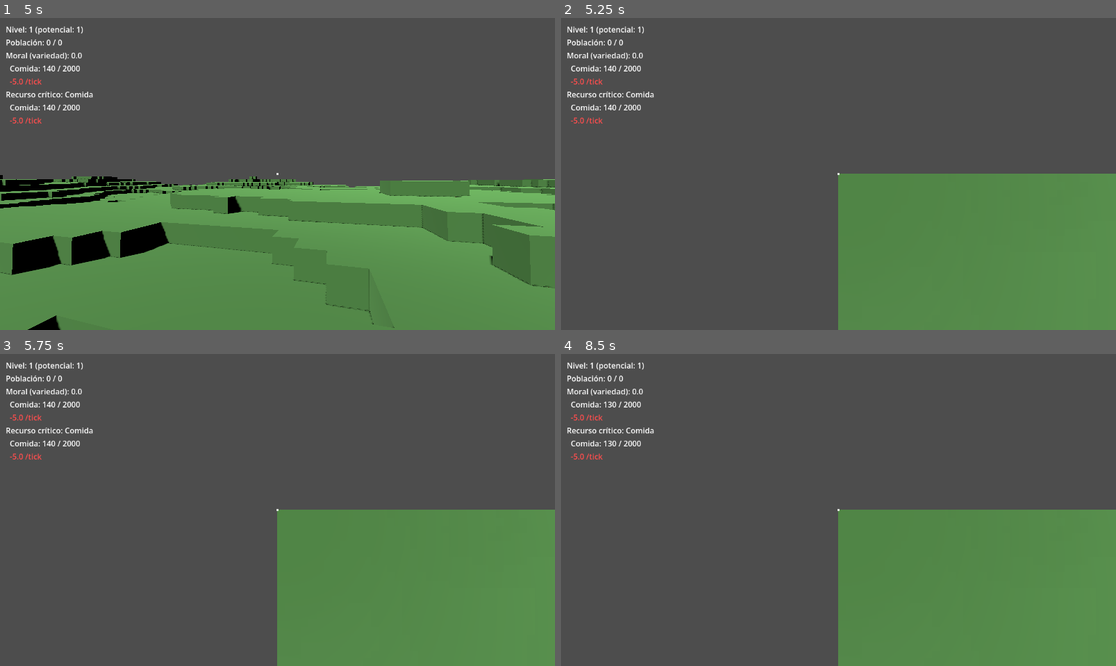
Above: before the commit, frames 1-4 (two rows, left to right).
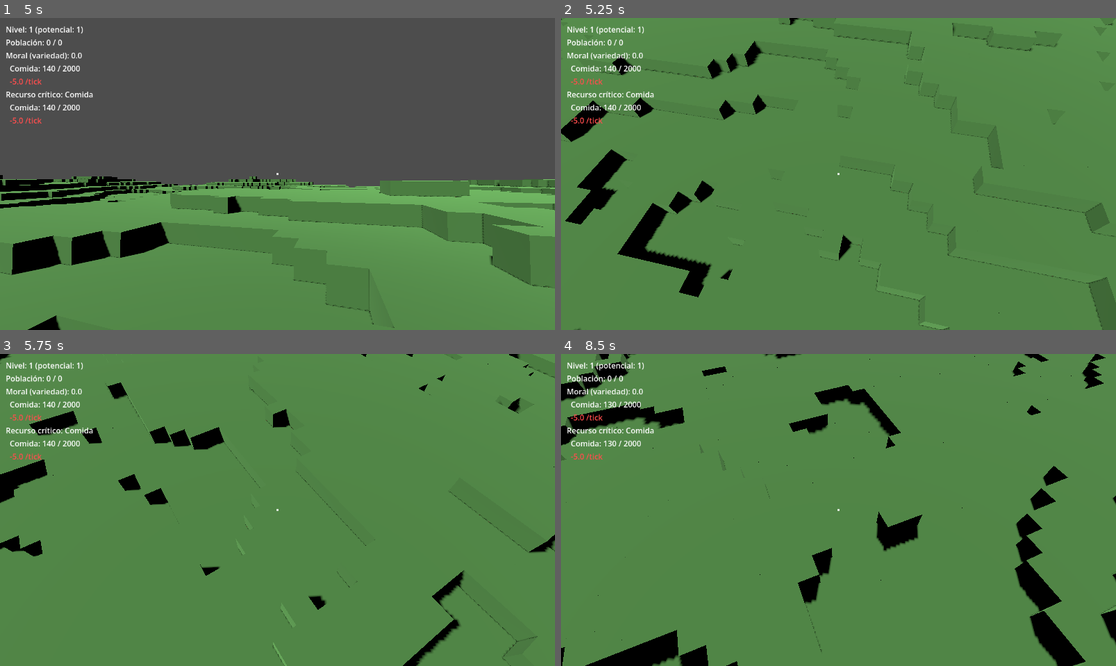
Above: after the commit, the same moments.

Repository: gigalipa/craft-to-nation
Game: Godot game, scene res://scenes/Main.tscn
Two runs of this game, one before a commit and one after it. Both use one fixed random seed, a clock stepped at 60 frames per second and the inputs below.
Inputs (mouse positions are in pixels of both pictures, inside the frame that each line leads up to):
- Up to frame 1 (5 s): tap Enter at 0.5 s; move the mouse to (305, 174) at 0.52 s; hold Q 0.53-1.28 s; hold W from 0.53 s (still down); click (305, 174) at 0.67 s; tap Space at 0.77, 1.52, 3.02, 3.77, 4.52 s; tap E at 0.8, 1.35, 2.3, 2.85 s; move the mouse to (249, 174) at 1.27 s; tap Q at 1.55, 3.05, 4.55 s; move the mouse to (288, 167) at 2.02 s; hold Q 2.03-2.78 s; move the mouse to (271, 180) at 2.77 s; click (271, 180) at 2.92 s; move the mouse to (316, 177) at 3.52 s; hold E 3.53-4.28 s; tap 1 at 3.6 s; move the mouse to (233, 170) at 4.27 s; tap 2 at 4.35 s
- Up to frame 2 (5.25 s): keep holding W; move the mouse to (844, 174) at 5.02 s; hold E from 5.03 s (still down); tap C at 5.1 s; click (844, 174) at 5.17 s
- Up to frame 3 (5.75 s): keep holding W; keep holding E
- Up to frame 4 (8.5 s): move the mouse to (755, 432) at 5.77 s; release W at 5.78 s; release E at 5.78 s; hold D 5.78-6.53 s; tap B at 5.85 s; tap Space at 6.02, 6.77, 7.52 s; tap Q at 6.05, 7.35 s; move the mouse to (960, 494) at 6.52 s; hold W 6.53-7.28 s; hold E 6.53-7.28 s; tap K at 6.6 s; move the mouse to (727, 525) at 7.27 s; hold D 7.28-8.03 s; click (727, 525) at 7.42 s; move the mouse to (894, 441) at 8.02 s; hold S from 8.03 s (still down); hold E from 8.03 s (still down)

Frame 1 is identical in both runs. In frame 2, 76% of the frame differs, in the area x 0-100%, y 0-100%; in frame 3, 75%; in frame 4, 77%.

Commit message:
feat: cenital camera uses oblique perspective with pan/orbit
Replaced the straight-down orthogonal projection (centered on the
influence zone or origin) with a classic orbit camera: perspective
projection, fixed distance/inclination, orbiting a focus point that
centers on the player's position when toggling to the cenital view.
WASD pans the focus point, Q/E orbit around it - both reuse the
player's movement keys, which are frozen while the cenital camera is
active, so there's no conflict.

Found via the user's own live playtesting: the original top-down
camera made it impossible to navigate to find the influence zone, and
read as a flat "floor plan" rather than a usable strategy camera.

Co-Authored-By: Claude Sonnet 5 <noreply@anthropic.com>

Diff:
--- a/godot/scripts/CamaraCenital.gd
+++ b/godot/scripts/CamaraCenital.gd
@@ -1,9 +1,16 @@
 extends Camera3D
 
-## Cámara cenital mínima para pintar zonas (ver spec:
-## docs/superpowers/specs/2026-09-07-zonificacion-design.md). Sin
-## paneo/zoom ni selección de tropas — eso es PoC 5 completo (Fase 3), esta
-## versión solo existe para poder pintar zonas desde arriba.
+## Cámara cenital con perspectiva oblicua para pintar zonas (ver spec:
+## docs/superpowers/specs/2026-09-07-zonificacion-design.md, ampliada a
+## petición del usuario tras la primera prueba en vivo: perspectiva oblicua
+## en vez de ortogonal recta, con paneo (WASD) y rotación orbital (Q/E)
+## alrededor de un punto de mira — sin zoom ni selección de tropas por
+## arrastre todavía, eso sigue siendo PoC 6/Fase 4).
+
+const DISTANCIA_CAMARA := 25.0
+const ANGULO_INCLINACION := deg_to_rad(55.0)  # inclinación fija sobre la horizontal
+const VELOCIDAD_PANEO := 20.0  # celdas/segundo
+const VELOCIDAD_ORBITA := deg_to_rad(90.0)  # radianes/segundo
 
 @onready var mundo: Node = get_node("../VoxelWorld")
 @onready var overlay: Node3D = get_node("../ZonaOverlay")
@@ -12,23 +19,73 @@
 var esperando_segunda_esquina := false
 var primera_esquina := Vector2i.ZERO
 
+## Punto de mira sobre el plano del suelo (Y siempre 0): la cámara orbita y
+## se desplaza alrededor de este punto, nunca se mueve directamente.
+var foco := Vector3.ZERO
+var angulo_orbital := 0.0
+
 
 func _ready() -> void:
-	projection = PROJECTION_ORTHOGONAL
-	size = 40.0
-	rotation_degrees = Vector3(-90, 0, 0)
+	projection = PROJECTION_PERSPECTIVE
+	fov = 60.0
 
 
-## Centra la cámara sobre la zona de influencia (o el origen, si todavía no
-## existe núcleo urbano declarado). Llamada por Main.gd al activar la
-## cámara cenital.
-func posicionar_sobre_influencia() -> void:
-	var centro: Vector2i
-	if Zonificacion.nucleo_declarado:
-		centro = (Zonificacion.influencia_min + Zonificacion.influencia_max) / 2
-	else:
-		centro = Vector2i.ZERO
-	global_position = Vector3(centro.x, 20.0, centro.y)
+## Centra el punto de mira sobre las coordenadas X/Z dadas (la posición del
+## jugador en el momento de activar la cenital) y reinicia la orientación
+## orbital. Llamada por Main.gd al activar la cámara cenital.
+func posicionar_sobre(foco_xz: Vector2) -> void:
+	foco = Vector3(foco_xz.x, 0.0, foco_xz.y)
+	angulo_orbital = 0.0
+	_actualizar_transform()
+
+
+## Recalcula la posición/orientación de la cámara a partir de foco +
+## angulo_orbital, manteniendo siempre la misma distancia e inclinación
+## (órbita de cámara clásica: la cámara nunca se mueve directamente, solo
+## el punto de mira y el ángulo alrededor de él).
+func _actualizar_transform() -> void:
+	var direccion_horizontal := Vector3(sin(angulo_orbital), 0.0, cos(angulo_orbital))
+	var offset := direccion_horizontal * DISTANCIA_CAMARA * cos(ANGULO_INCLINACION)
+	offset.y = DISTANCIA_CAMARA * sin(ANGULO_INCLINACION)
+	global_position = foco + offset
+	look_at(foco, Vector3.UP)
+
+
+func _process(delta: float) -> void:
+	if not current:
+		return
+
+	var paneo := Vector2.ZERO
+	if Input.is_key_pressed(KEY_W):
+		paneo.y -= 1
+	if Input.is_key_pressed(KEY_S):
+		paneo.y += 1
+	if Input.is_key_pressed(KEY_A):
+		paneo.x -= 1
+	if Input.is_key_pressed(KEY_D):
+		paneo.x += 1
+
+	var giro := 0.0
+	if Input.is_key_pressed(KEY_Q):
+		giro -= 1.0
+	if Input.is_key_pressed(KEY_E):
+		giro += 1.0
+
+	var necesita_actualizar := false
+	if paneo != Vector2.ZERO:
+		# El paneo es relativo a la orientación actual de la cámara: "adelante"
+		# siempre aleja el punto de mira de la cámara en pantalla, sin importar
+		# el ángulo de órbita.
+		paneo = paneo.normalized() * VELOCIDAD_PANEO * delta
+		var adelante := Vector3(sin(angulo_orbital), 0.0, cos(angulo_orbital))
+		var derecha := Vector3(adelante.z, 0.0, -adelante.x)
+		foco += adelante * paneo.y + derecha * paneo.x
+		necesita_actualizar = true
+	if giro != 0.0:
+		angulo_orbital += giro * VELOCIDAD_ORBITA * delta
+		necesita_actualizar = true
+	if necesita_actualizar:
+		_actualizar_transform()
 
 
 func _unhandled_input(event: InputEvent) -> void:
--- a/godot/scripts/Main.gd
+++ b/godot/scripts/Main.gd
@@ -32,7 +32,7 @@
 func _alternar_camara_cenital() -> void:
 	cenital_activa = not cenital_activa
 	if cenital_activa:
-		camara_cenital.posicionar_sobre_influencia()
+		camara_cenital.posicionar_sobre(Vector2(jugador.position.x, jugador.position.z))
 		zona_overlay.reconstruir()
 	camara_cenital.current = cenital_activa
 	jugador.camara.current = not cenital_activa
Not shown, added: godot/scripts/GeneradorMundo.gd.uid
Not shown, added: godot/scripts/GeneradorMundoTest.gd.uid
Not shown, changed: Documento de Diseño de Juego (GDD)_ Craft to Nation.md
Not shown, changed: PoC_4/Documento Técnico de Desarrollo_ PoC 4 - Integración de Ciudad y Avatar como Autoload.md
